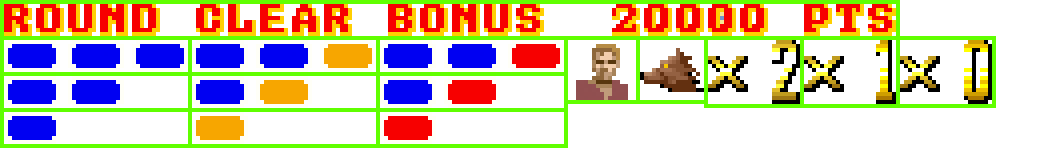
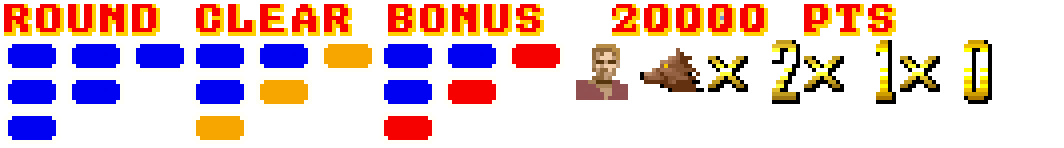
The second 1064 x 148 image is a revision of the first. Changes to its layers:
hid "Forma 1" over [0, 0, 996, 148]
